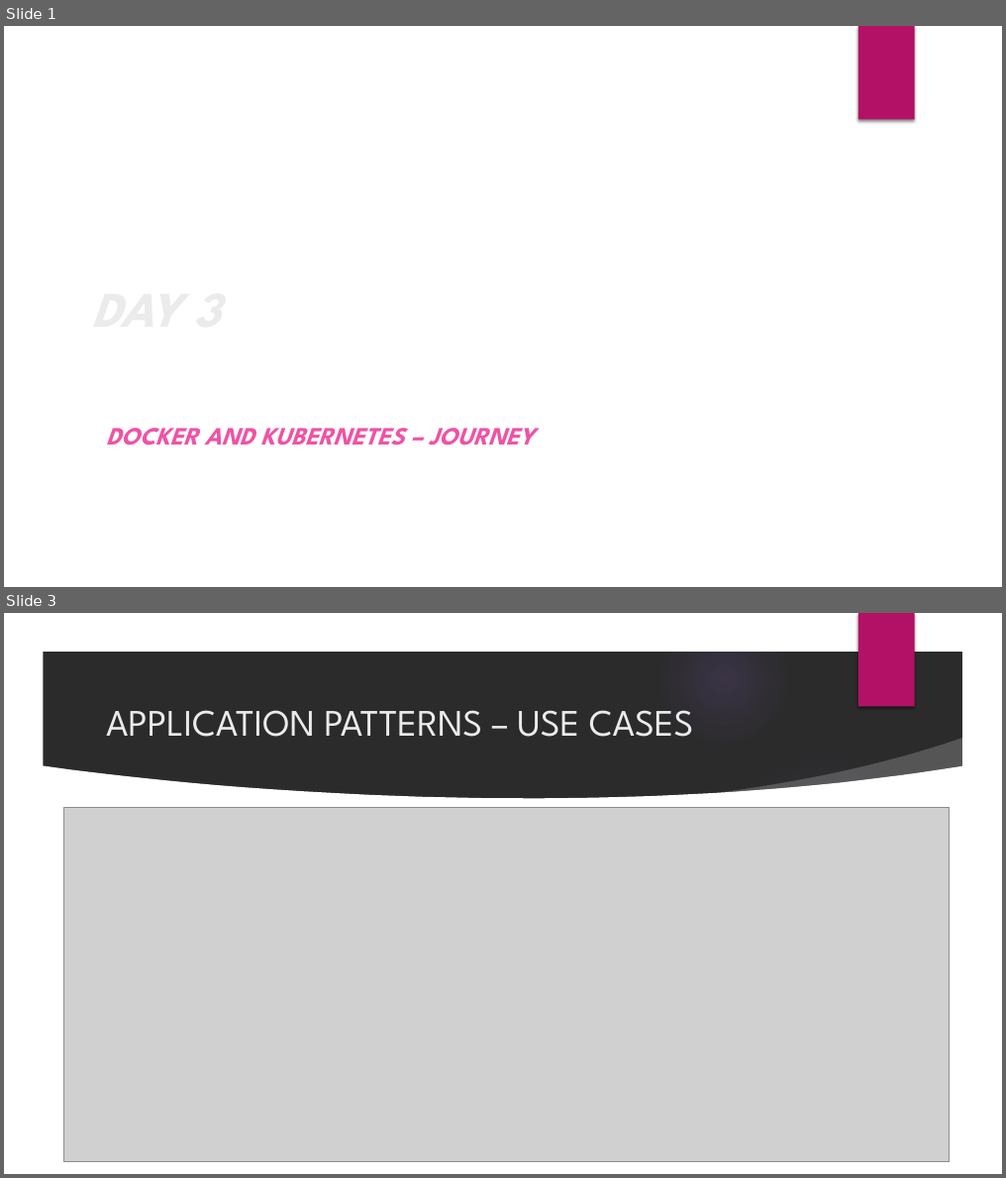
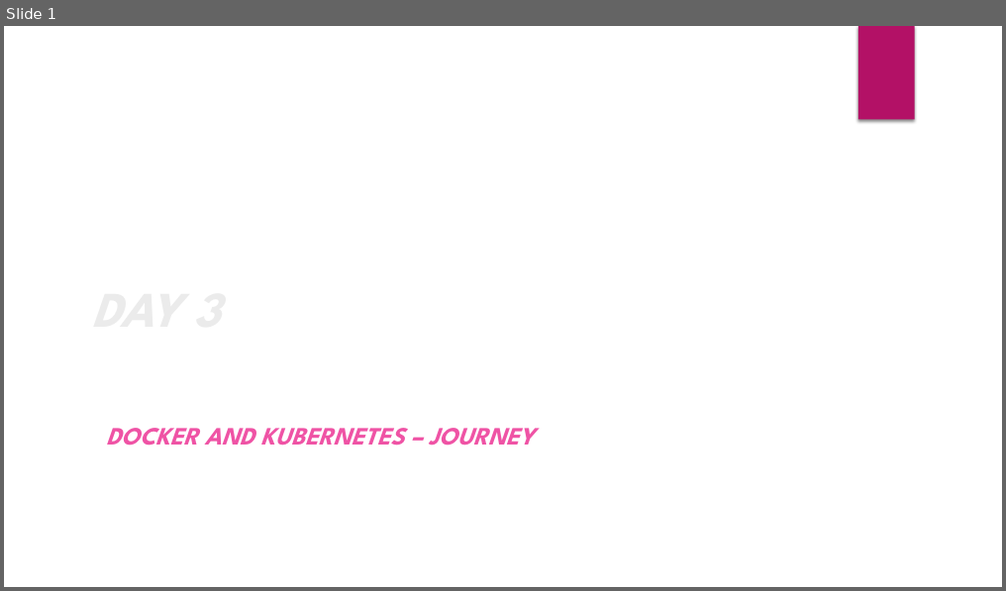
Before and after one commit to deepkumartraining/docker-k8s-April23, a slide deck: Day3/DockerAndKubernetes_Training-day3.pptx. Shown one above the other, each under a label of ours: slides 1 and 3 before the commit, slide 1 after it; the slides between them are not shown. The pictures are 1006x1178 and 1006x591 pixels, drawn with LibreOffice and Linux fonts; fonts in the diff are those of the drawing; grey boxes stand for pictures; background and template pictures are left out; a plain dark background stands for a picture behind light text. Boxes give left, top, right and bottom in pixels: in the first picture for what was removed or moved away, otherwise in the second. Text is boxed around its words. In the diff, an @@ line names an element or a change of style, - is before the commit and + after.

```diff
--- a/Day3/DockerAndKubernetes_Training-day3.pptx
+++ b/Day3/DockerAndKubernetes_Training-day3.pptx
@@ slide 3 removed at (4,613,1002,1174), background picture (left out); not listed: 1 template element that a slide beside it also shows @@
@@ group removed at (4,613,1002,1174): 5 ellipses, 3 freeform shapes @@
@@ title removed at (106,710,694,737) @@
-APPLICATION PATTERNS – USE CASES
@@ picture removed at (63,807,949,1161) @@
```
Also in this commit, not shown: 2 slides changed, 11 other slides removed, 3 other files.
